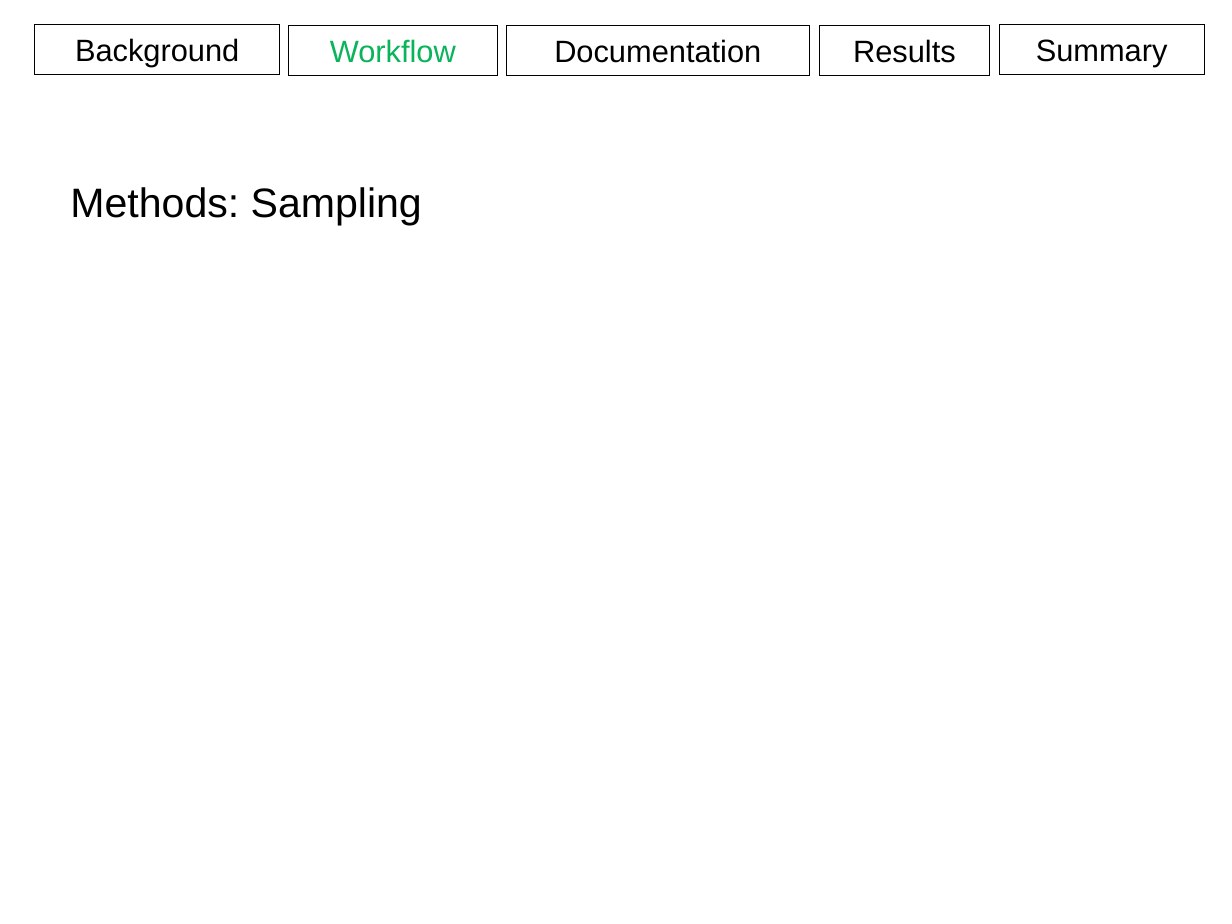
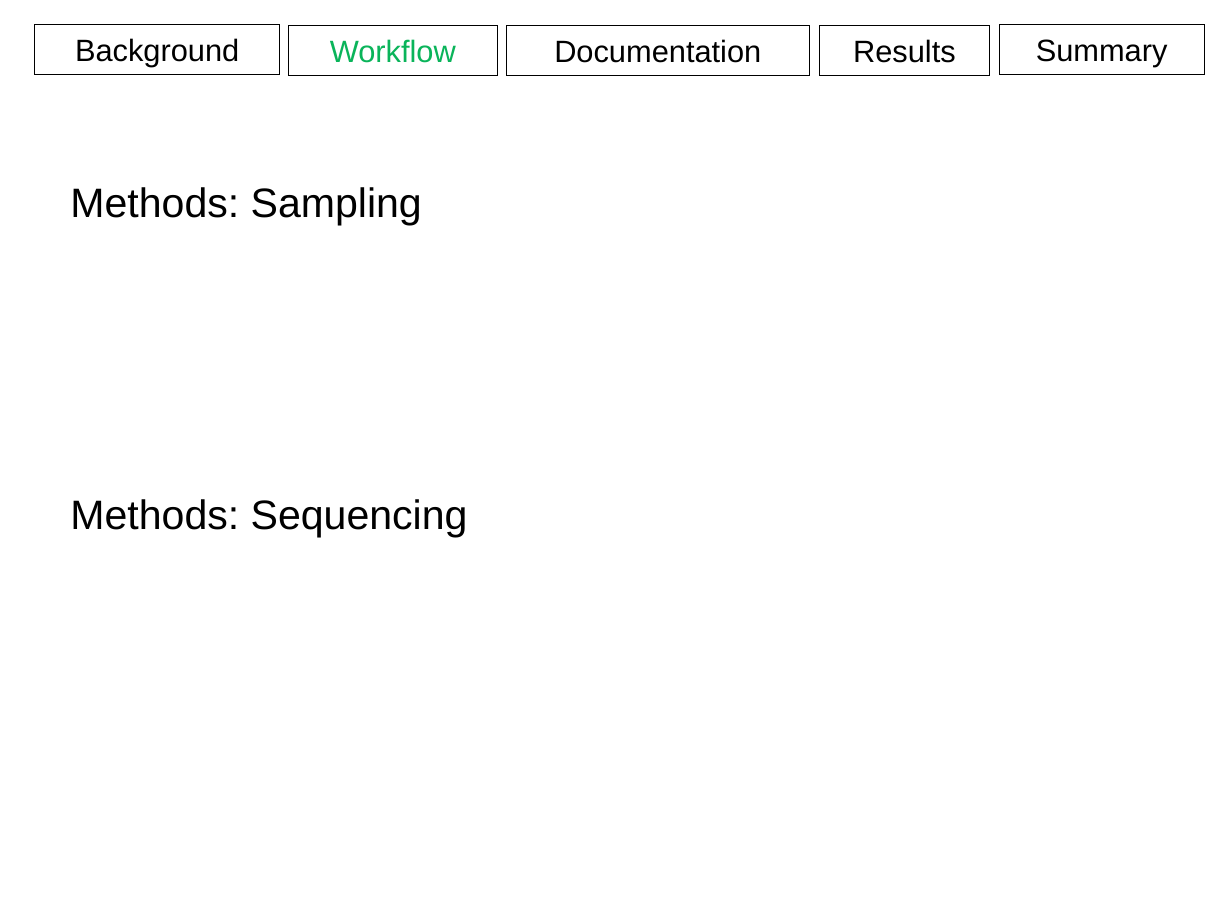
Before and after one commit to aweeger/BCB546X_FinalGroup, a slide deck: slide 13 of Presentation.pptx. Drawn at 1232x924 pixels with LibreOffice and Linux fonts; fonts in the diff are those of the drawing. Boxes give left, top, right and bottom in pixels: in the first picture for what was removed or moved away, otherwise in the second. Text is boxed around its words. In the diff, an @@ line names an element or a change of style, - is before the commit and + after.

```diff
--- a/Presentation.pptx
+++ b/Presentation.pptx
@@ text added at [70, 499, 468, 537], 24 pt, text #000000 @@
+Methods: Sequencing
```
Also in this commit, not shown: 18 other slides changed, 2 slides removed, 1 other file.
